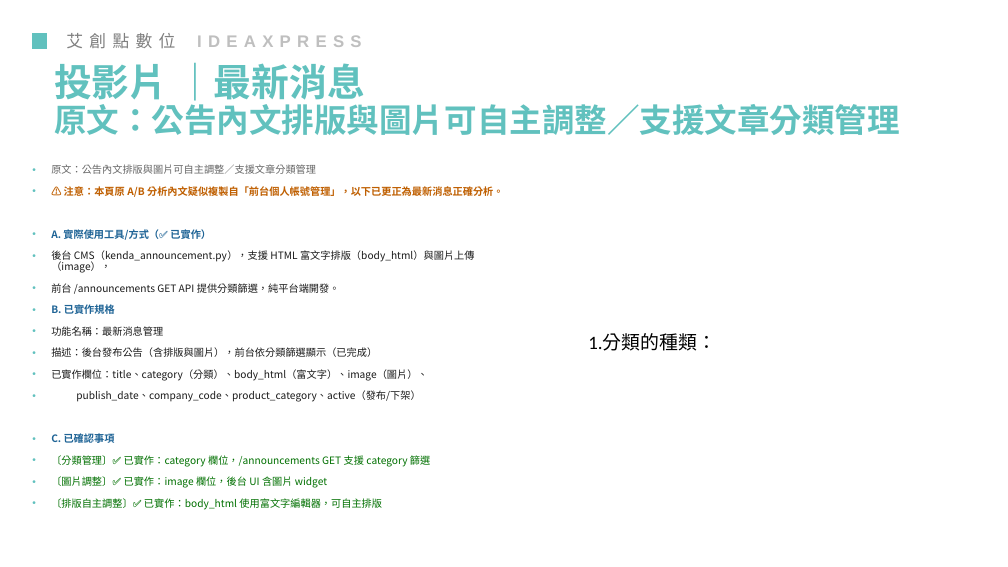
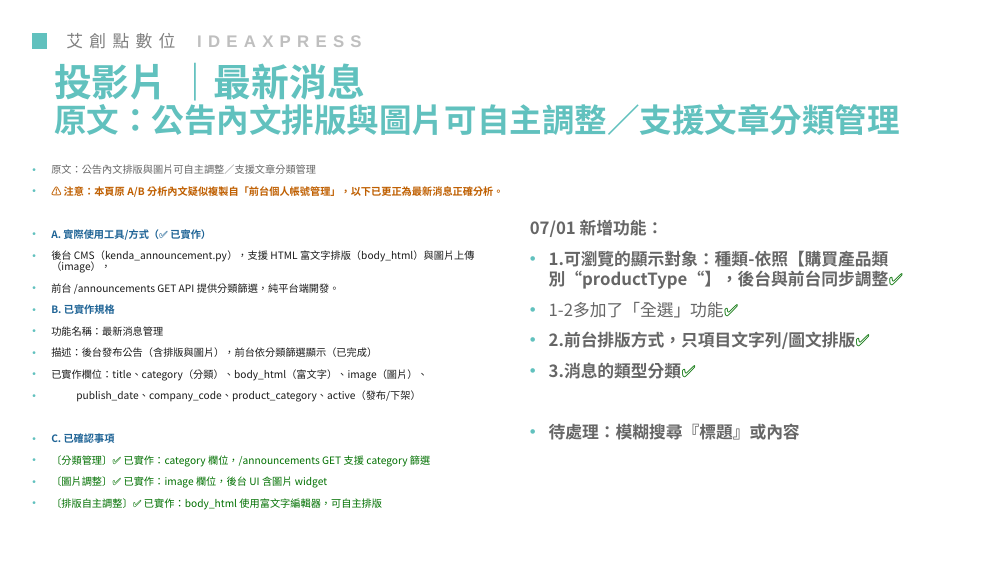
Before and after one commit to yanjenjen/project-assistant, a slide deck: slide 12 of 建大工業_經銷商平台專案/200_專案資料/230_內部專案檔案/建大工業_需求進度執行_20260617_已驗核_backup.pptx. Drawn at 1008x567 pixels with LibreOffice and Linux fonts; fonts in the diff are those of the drawing; background and template pictures are left out. Boxes give left, top, right and bottom in pixels: in the first picture for what was removed or moved away, otherwise in the second. Text is boxed around its words. In the diff, an @@ line names an element or a change of style, - is before the commit and + after.

Commit message:
feat: 新增建大工業F005店招申請功能需求、下單畫面資料與內部檔案更新
新增 F005 店招申請完整功能需求（申請書/合約/到期列表/進度查詢）、0706下單畫面更新資料、店招相關舊資料，並更新 F003 需求與專案時程追蹤表。

```diff
--- a/建大工業_經銷商平台專案/200_專案資料/230_內部專案檔案/建大工業_需求進度執行_20260617_已驗核_backup.pptx
+++ b/建大工業_經銷商平台專案/200_專案資料/230_內部專案檔案/建大工業_需求進度執行_20260617_已驗核_backup.pptx
@@ text at (x1=549, y1=219, x2=904, y2=440): text changed; size 18 to 16 pt; font Calibri to Noto Sans CJK SC; text colour #000000 to #666666; bold on @@
-1.分類的種類：
+07/01 新增功能：
+• 1.可瀏覽的顯示對象：種類-依照【購買產品類別“productType“】，後台與前台同步調整✅
+• 1-2多加了「全選」功能✅
+• 2.前台排版方式，只項目文字列/圖文排版✅
+• 3.消息的類型分類✅
+• 待處理：模糊搜尋『標題』或內容
```
Also in this commit, not shown: 3 other slides changed, 47 other files.
